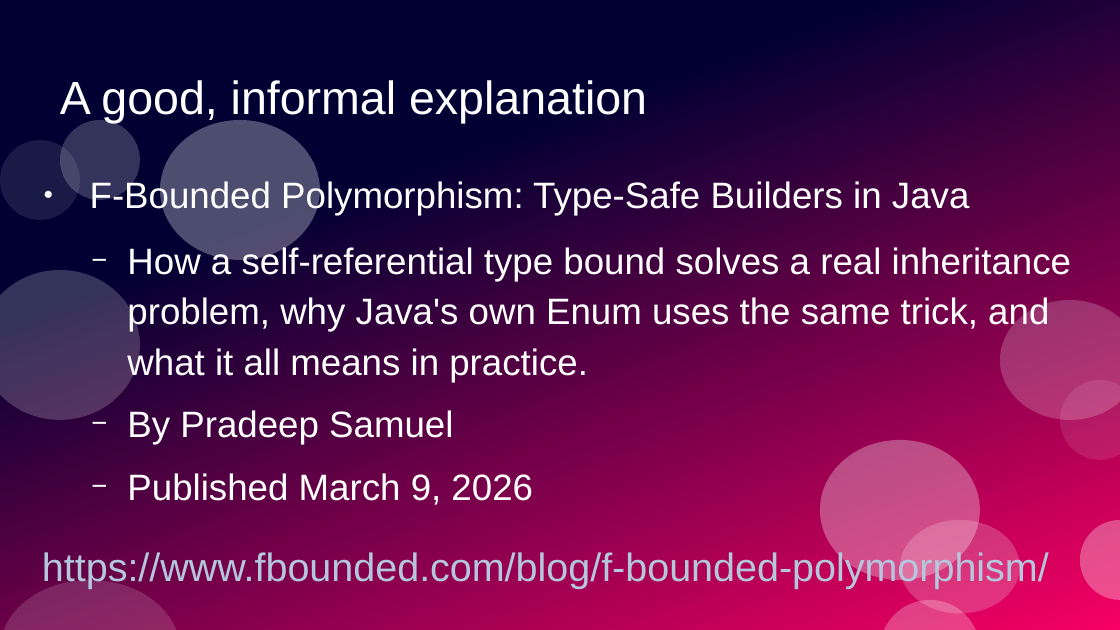
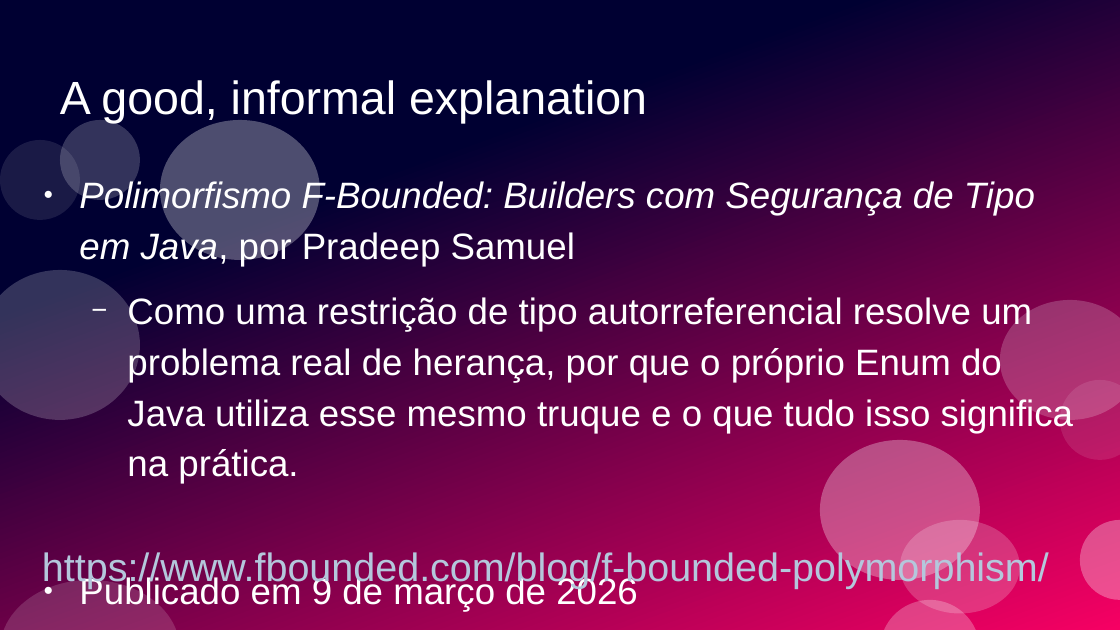
Before and after one commit to ramalho/sets-in-go, a slide deck: slide 48 of conj-em-go1_28.odp (slide 46 before the commit). Drawn at 1120x630 pixels with LibreOffice and Linux fonts; fonts in the diff are those of the drawing. Boxes give left, top, right and bottom in pixels: in the first picture for what was removed or moved away, otherwise in the second. Text is boxed around its words. In the diff, an @@ line names an element or a change of style, - is before the commit and + after.

```diff
--- a/conj-em-go1_28.odp
+++ b/conj-em-go1_28.odp
@@ text at box(79, 180, 1073, 611): text changed @@
-● F-Bounded Polymorphism: Type-Safe Builders in Java
-  − How a self-referential type bound solves a real inheritance problem, why Java's own Enum uses the same trick, and what it all means in practice.
-  − By Pradeep Samuel
-  − Published March 9, 2026
+● Polimorfismo F-Bounded: Builders com Segurança de Tipo em Java, por Pradeep Samuel
+  − Como uma restrição de tipo autorreferencial resolve um problema real de herança, por que o próprio Enum do Java utiliza esse mesmo truque e o que tudo isso significa na prática.
+● Publicado em 9 de março de 2026
```
Also in this commit, not shown: 52 other slides changed, 12 slides added, 9 slides removed, 5 other files.
